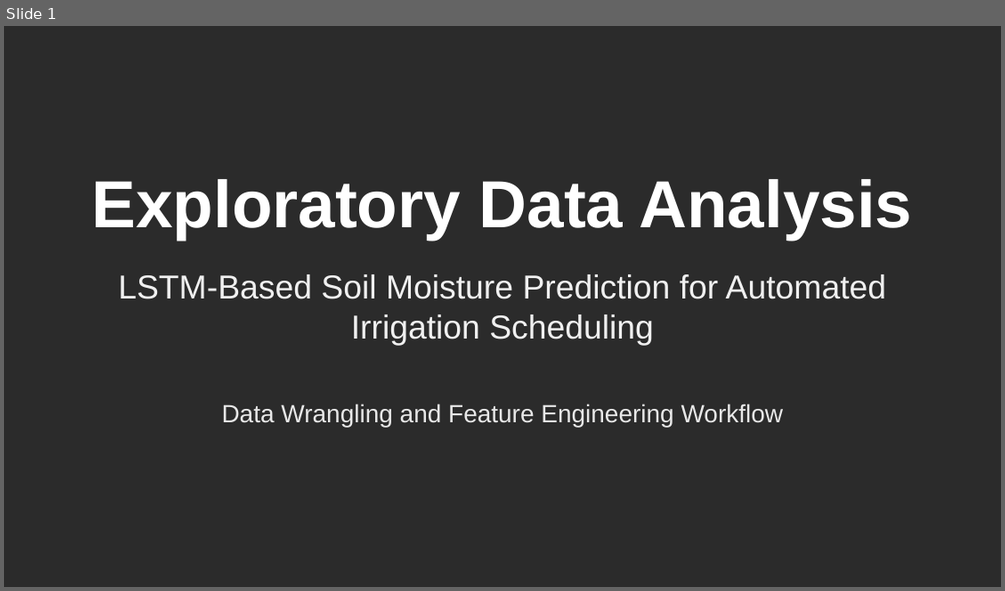
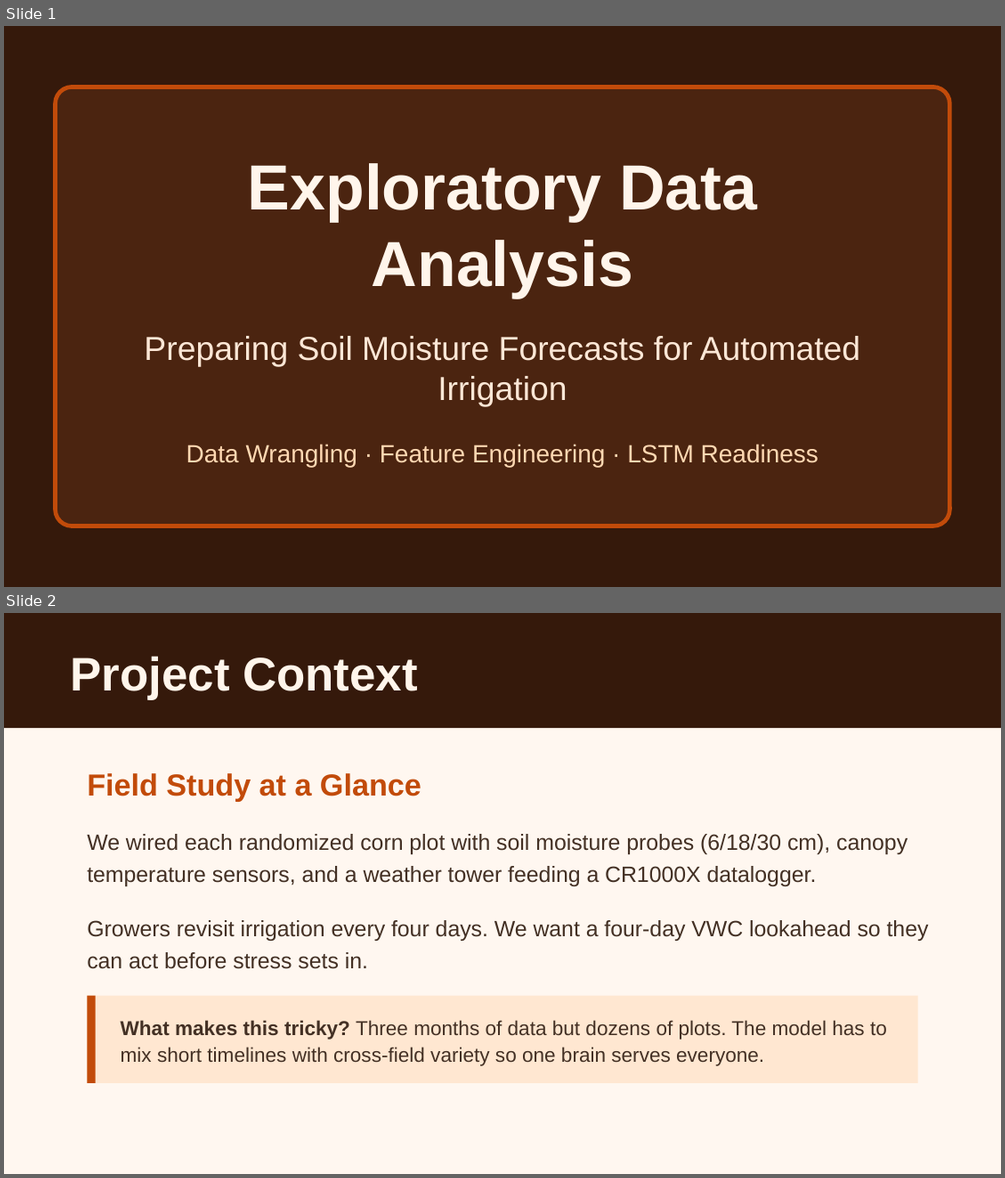
Before and after one commit to Bryan-Nsoh/slide-maker, a slide deck: workspace/presentations/eda-lstm-vwc-prediction.pptx. Shown one above the other, each under a label of ours: slide 1 before the commit, slides 1 and 2 after it. The pictures are 1005x591 and 1005x1178 pixels, drawn with LibreOffice and Linux fonts; fonts in the diff are those of the drawing; background and template pictures are left out; a plain dark background stands for a picture behind light text. Boxes give left, top, right and bottom in pixels: in the first picture for what was removed or moved away, otherwise in the second. Text is boxed around its words. In the diff, an @@ line names an element or a change of style, - is before the commit and + after.

```diff
--- a/workspace/presentations/eda-lstm-vwc-prediction.pptx
+++ b/workspace/presentations/eda-lstm-vwc-prediction.pptx
@@ slide 2 added at (4, 613, 1001, 1174), background #FFF7F0 @@
@@ rectangle added at (4, 613, 1001, 728), fill #35190B @@
@@ text added at (71, 656, 418, 699), 34 pt, text #FFF5EB, bold @@
+Project Context
@@ text added at (87, 773, 421, 801), 22 pt, text #C24B0A, bold @@
+Field Study at a Glance
@@ text added at (87, 834, 907, 886), 16 pt, text #433024 @@
+We wired each randomized corn plot with soil moisture probes (6/18/30 cm), canopy temperature sensors, and a weather tower feeding a CR1000X datalogger.
@@ text added at (87, 920, 929, 969), 16 pt, text #433024 @@
+Growers revisit irrigation every four days. We want a four-day VWC lookahead so they can act before stress sets in.
@@ rectangle added at (87, 996, 917, 1084), fill #FFE7D1 @@
@@ line added from (92, 996) to (92, 1083), #C24B0A 6 pt @@
@@ text added at (121, 1020, 887, 1066), 14.5 pt, text #433024 @@
+What makes this tricky? Three months of data but dozens of plots. The model has to mix short timelines with cross-field variety so one brain serves everyone.
@@ slide 1 changed as well @@
@@ background picture (left out) to #35190B @@
@@ rounded rectangle added at (55, 87, 949, 525), fill #4B2410, outline #C24B0A 3 pt @@
@@ text "Exploratory Data Analysis": place and size @@
-text "Exploratory Data Analysis" at (92, 179, 912, 240)
+text "Exploratory Data Analysis" at (248, 163, 757, 298)
@@ text "Exploratory Data Analysis" at (248, 163, 757, 298): size 48 to 46 pt, text colour #FFFFFF to #FFF5EB; more space between paragraphs @@
@@ text at (144, 336, 860, 407): text changed; text colour #F0F0F0 to #FCE7D6 @@
-LSTM-Based Soil Moisture Prediction for Automated Irrigation Scheduling
+Preparing Soil Moisture Forecasts for Automated Irrigation
@@ text at (186, 443, 818, 467): text changed; text colour #E8E8E8 to #FFD8B2 @@
-Data Wrangling and Feature Engineering Workflow
+Data Wrangling · Feature Engineering · LSTM Readiness
```
Also in this commit, not shown: 21 other slides added, 15 slides removed, 20 other files.
